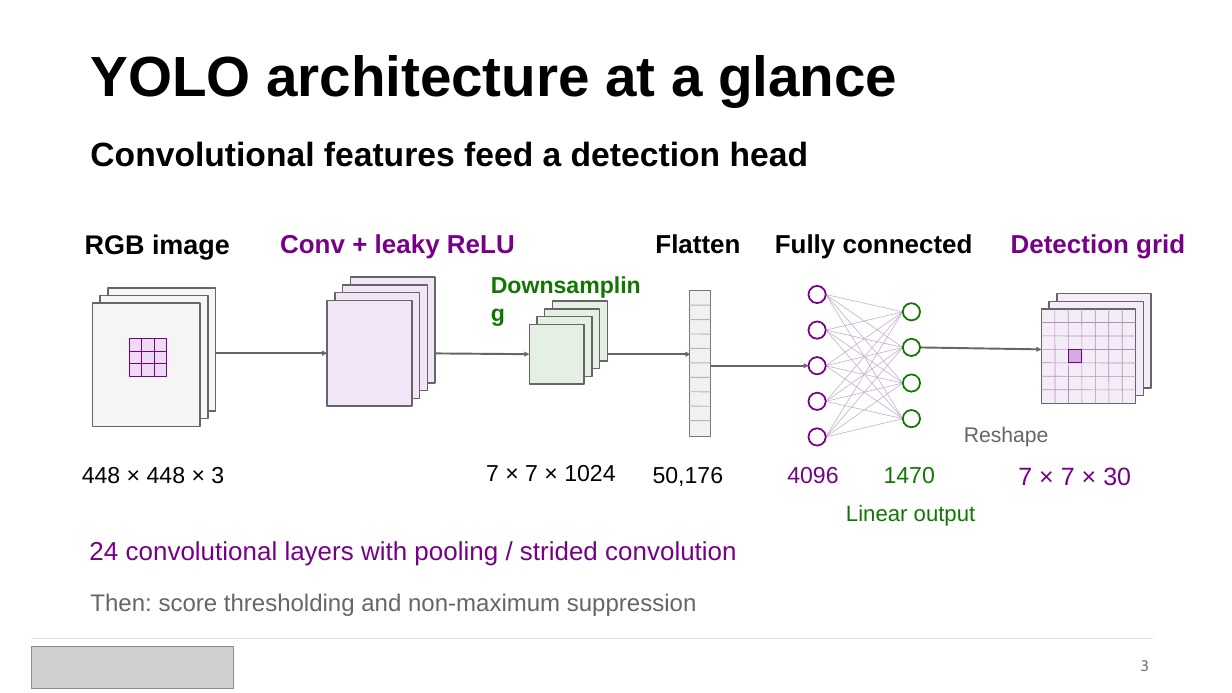
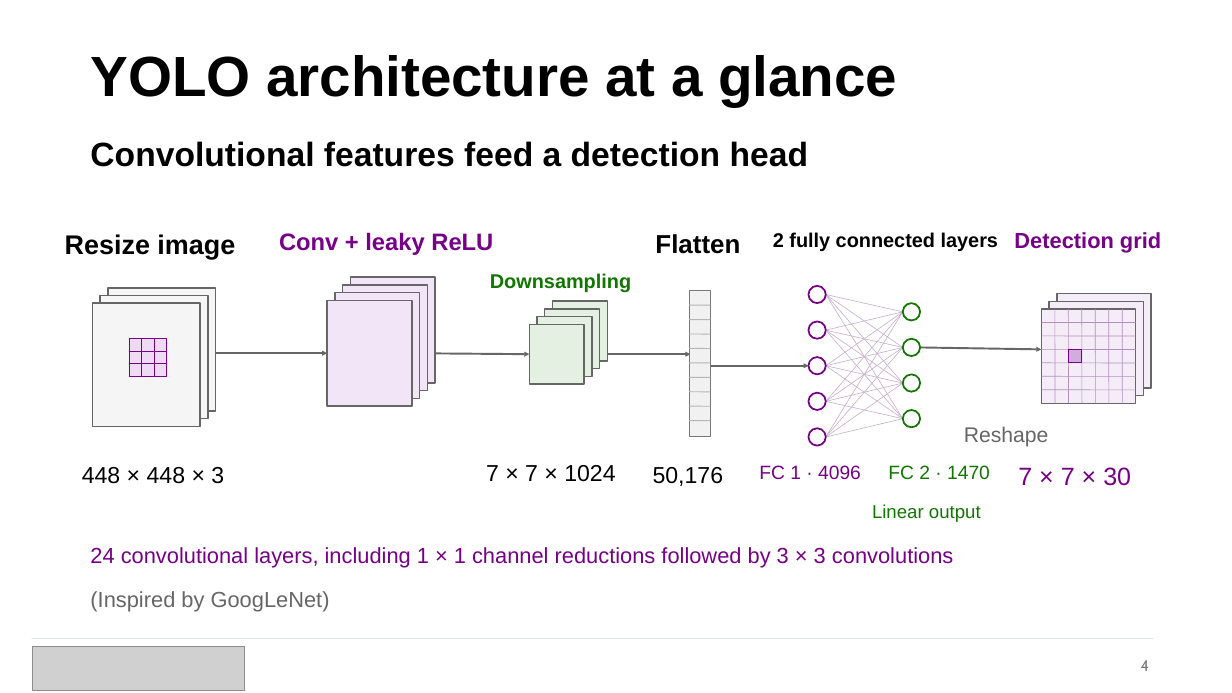
Before and after one commit to navrajkambo/EECE568_26-27, a slide deck: slide 4 of Paper Presentation/YOLO - UBC EECE 568.pptx (slide 3 before the commit). Drawn at 1232x693 pixels with LibreOffice and Linux fonts; fonts in the diff are those of the drawing; grey boxes stand for pictures. Boxes give left, top, right and bottom in pixels: in the first picture for what was removed or moved away, otherwise in the second. Text is boxed around its words. In the diff, an @@ line names an element or a change of style, - is before the commit and + after.

```diff
--- a/Paper Presentation/YOLO - UBC EECE 568.pptx
+++ b/Paper Presentation/YOLO - UBC EECE 568.pptx
@@ text at (65,234,235,259): text changed @@
-RGB image
+Resize image
@@ text "Conv + leaky ReLU" at (279,232,493,255): size 20.2 to 18.5 pt @@
@@ text at (773,232,998,251): text changed; size 20.2 to 15.5 pt @@
-Fully connected
+2 fully connected layers
@@ text "Detection grid" at (1014,232,1161,253): size 20.2 to 17 pt @@
@@ text "Downsampling" at (490,273,631,292): size 18 to 15.5 pt @@
@@ text at (759,465,861,480): text changed; size 18 to 15 pt @@
-4096
+FC 1 · 4096
@@ text at (888,465,990,479): text changed; size 18 to 15 pt @@
-1470
+FC 2 · 1470
@@ text "Linear output": place and size @@
-text "Linear output" at (846,505,976,526)
+text "Linear output" at (872,504,981,522)
@@ text "Linear output" at (872,504,981,522): size 17.2 to 14.5 pt @@
@@ text at (90,547,953,568): text changed; size 20.2 to 17 pt @@
-24 convolutional layers with pooling / strided convolution
+24 convolutional layers, including 1 × 1 channel reductions followed by 3 × 3 convolutions
@@ text at (90,591,330,611): text changed; size 18.8 to 17 pt @@
-Then: score thresholding and non-maximum suppression
+(Inspired by GoogLeNet)
@@ picture: place and size @@
-picture at (31,647,234,689)
+picture at (32,646,245,690)
@@ text at (1141,660,1150,671): text changed @@
-3
+4
```
Also in this commit, not shown: 14 other slides changed, 7 slides added, 1 other file.
